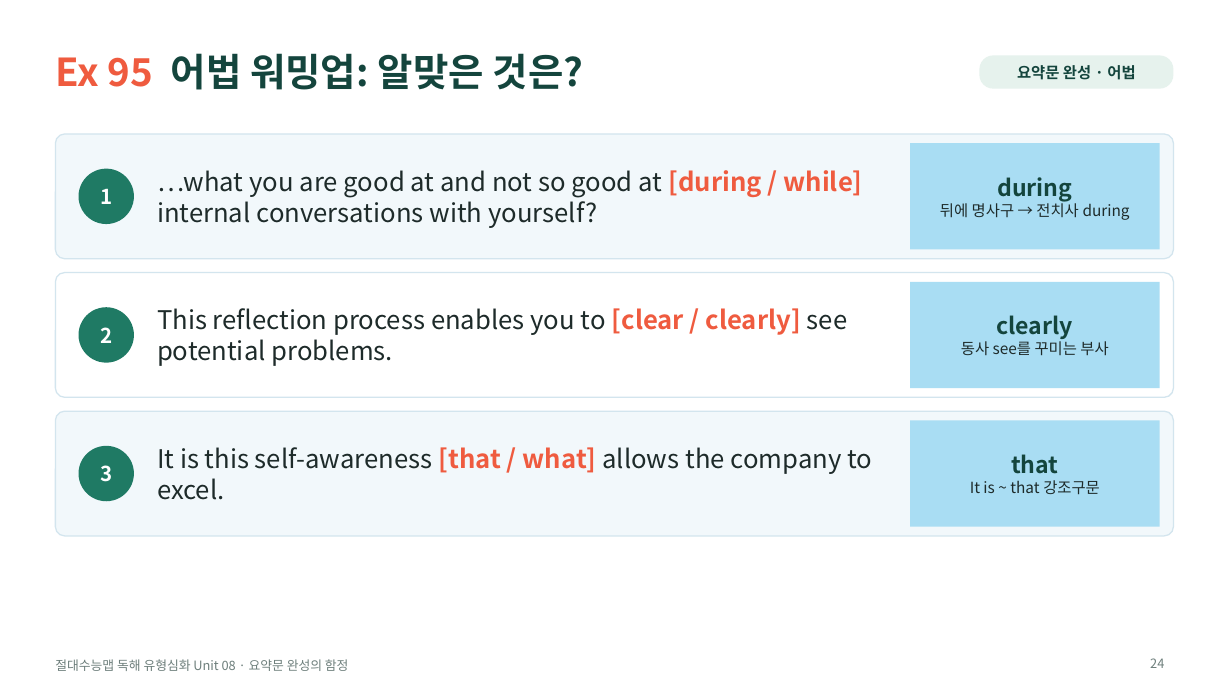
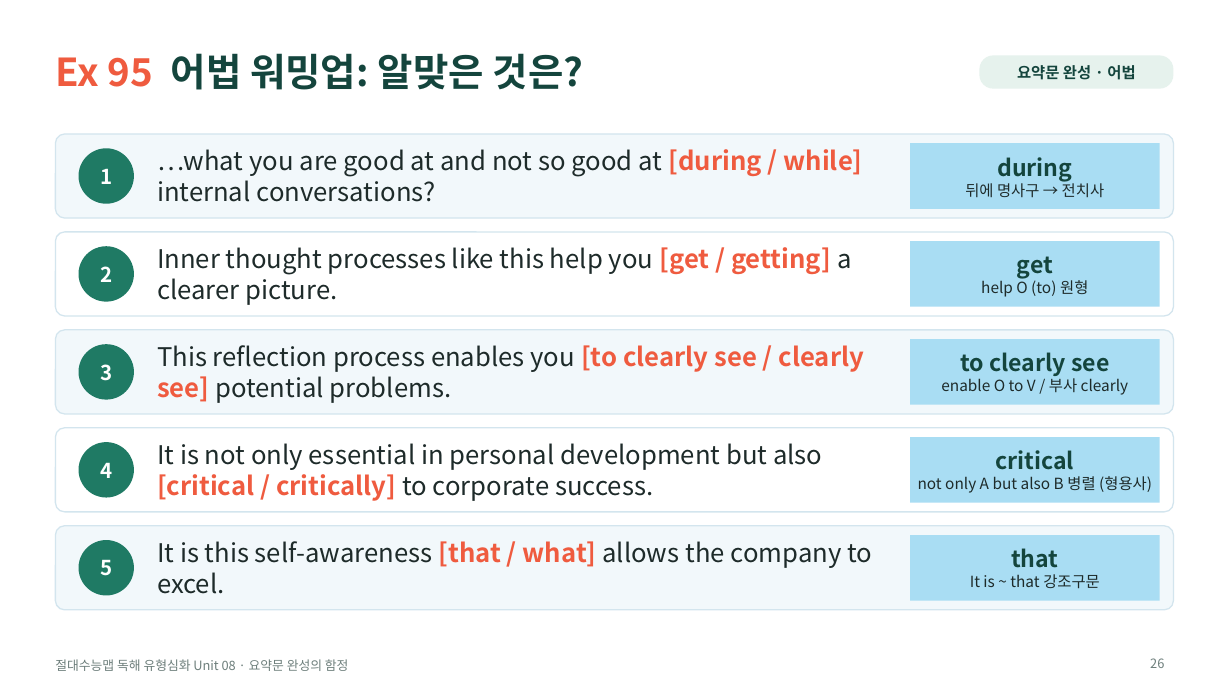
Before and after one commit to HUFSDavid/HUFSDavid, a slide deck: slide 26 of 절대수능맵_독해유형심화_Unit08_수업PPT.pptx (slide 24 before the commit). Drawn at 1232x693 pixels with LibreOffice and Linux fonts; fonts in the diff are those of the drawing. Boxes give left, top, right and bottom in pixels: in the first picture for what was removed or moved away, otherwise in the second. Text is boxed around its words. In the diff, an @@ line names an element or a change of style, - is before the commit and + after.

```diff
--- a/절대수능맵_독해유형심화_Unit08_수업PPT.pptx
+++ b/절대수능맵_독해유형심화_Unit08_수업PPT.pptx
@@ rounded rectangle: place and size @@
-rounded rectangle at (55,134,1174,259)
+rounded rectangle at (55,134,1174,218)
@@ ellipse "1": place and size @@
-ellipse "1" at (79,168,134,224)
+ellipse "1" at (79,148,134,203)
@@ text at (157,149,862,202): text changed @@
-…what you are good at and not so good at [during / while] internal conversations with yourself?
+…what you are good at and not so good at [during / while] internal conversations?
@@ rectangle "during": place and size @@
-rectangle "during" at (910,143,1160,250)
+rectangle "during" at (910,143,1160,209)
@@ text in rectangle at (965,180,1104,197): text changed @@
-뒤에 명사구 → 전치사 during
+뒤에 명사구 → 전치사
@@ rounded rectangle: place and size @@
-rounded rectangle at (55,273,1174,397)
+rounded rectangle at (55,232,1174,316)
@@ ellipse "2": place and size @@
-ellipse "2" at (79,308,134,363)
+ellipse "2" at (79,247,134,302)
@@ text added at (157,247,851,305), 20 pt, text #1E2B2A @@
+Inner thought processes like this help you [get / getting] a clearer picture.
@@ rectangle "get": place and size @@
-rectangle "get" at (910,282,1160,388)
+rectangle "get" at (910,241,1160,307)
@@ text in rectangle at (981,256,1088,297): text changed @@
-clearly
-동사 see를 꾸미는 부사
+get
+help O (to) 원형
@@ proportions changed in 3 elements at (55,134,1174,218), (55,232,1174,316), (55,330,1174,414) @@
@@ rounded rectangle: place and size @@
-rounded rectangle at (55,411,1174,536)
+rounded rectangle at (55,330,1174,414)
@@ ellipse "3": place and size @@
-ellipse "3" at (79,446,134,502)
+ellipse "3" at (79,345,134,400)
@@ text at (157,345,864,403): text changed @@
-This reflection process enables you to [clear / clearly] see potential problems.
+This reflection process enables you [to clearly see / clearly see] potential problems.
@@ rectangle added at (910,339,1160,405), fill #A9DDF3, 12 pt, text #1E2B2A @@
+to clearly see
+enable O to V / 부사 clearly
@@ rounded rectangle added at (55,428,1174,512), fill #FFFFFF, outline #D3E5EE 1 pt @@
@@ ellipse added at (79,443,134,498), fill #1F7A64, 16 pt, text #FFFFFF, bold @@
+4
@@ text added at (157,443,822,501), 20 pt, text #1E2B2A @@
+It is not only essential in personal development but also [critical / critically] to corporate success.
@@ rectangle added at (910,437,1160,503), fill #A9DDF3, 12 pt, text #1E2B2A @@
+critical
+not only A but also B 병렬 (형용사)
@@ rounded rectangle added at (55,526,1174,610), fill #F2F8FB, outline #D3E5EE 1 pt @@
@@ text "It is this self-awareness [that ...": place and size @@
-text "It is this self-awareness [that ..." at (157,447,872,500)
+text "It is this self-awareness [that ..." at (157,541,872,594)
@@ rectangle "that": place and size @@
-rectangle "that" at (910,421,1160,527)
+rectangle "that" at (910,535,1160,601)
@@ ellipse added at (79,540,134,595), fill #1F7A64, 16 pt, text #FFFFFF, bold @@
+5
@@ page number at (1150,658,1164,668): text changed @@
-24
+26
```
Also in this commit, not shown: 38 other slides changed, 16 slides added, 15 slides removed, 3 other files.
